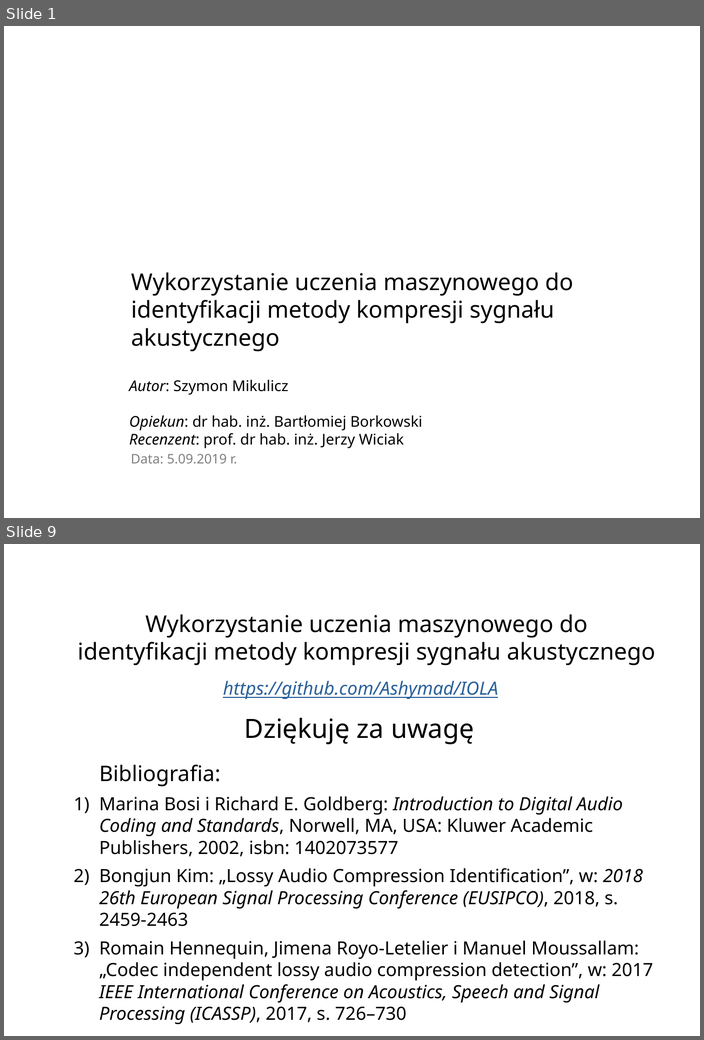
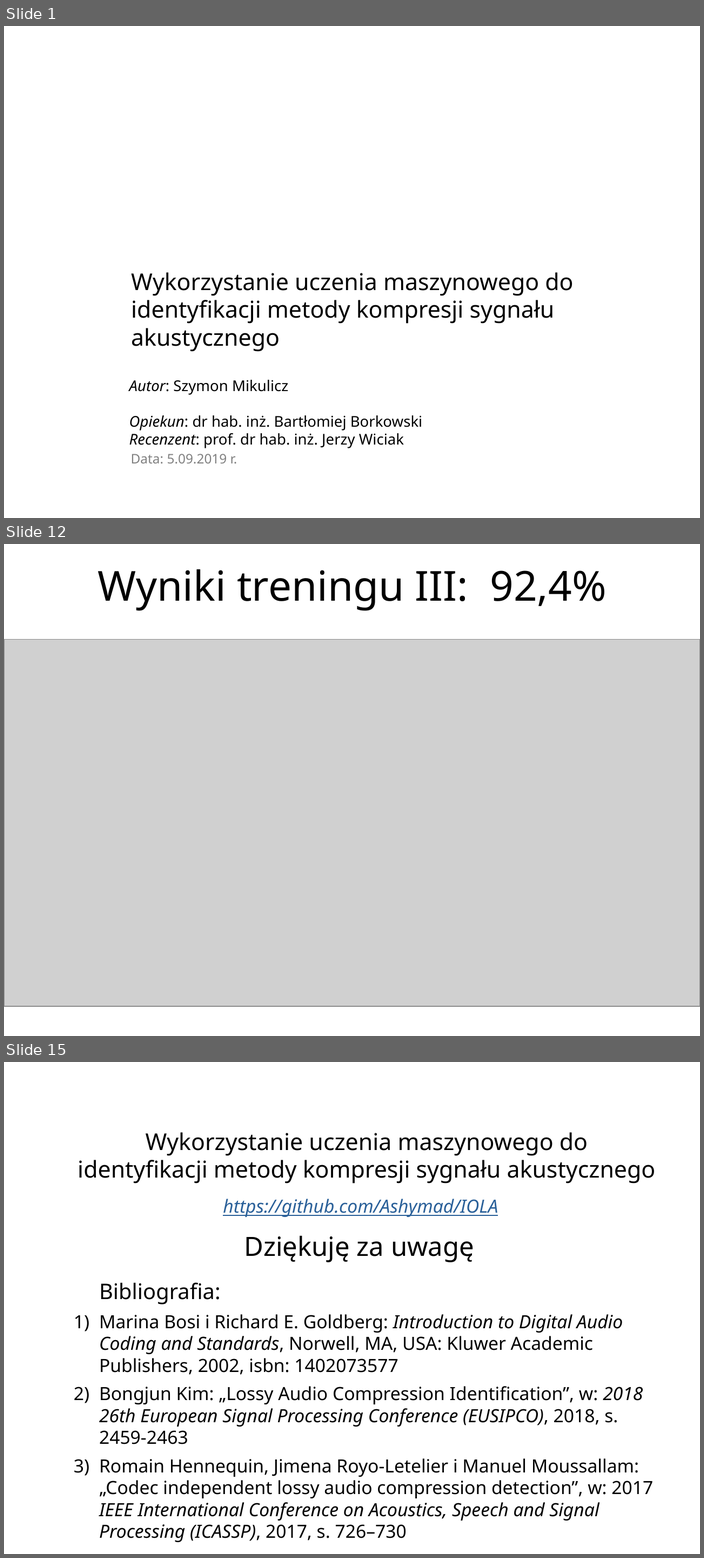
Before and after one commit to Ashymad/IOLA, a slide deck: prez/IOLAv3.odp. Shown one above the other, each under a label of ours: slides 1 and 9 before the commit, slides 1, 12 and 15 after it; the slides between them are not shown. The pictures are 704x1040 and 704x1558 pixels, drawn with LibreOffice and Linux fonts; fonts in the diff are those of the drawing; grey boxes stand for pictures; background and template pictures are left out. Boxes give left, top, right and bottom in pixels: in the first picture for what was removed or moved away, otherwise in the second. Text is boxed around its words. In the diff, an @@ line names an element or a change of style, - is before the commit and + after.

```diff
--- a/prez/IOLAv3.odp
+++ b/prez/IOLAv3.odp
@@ slide 12 added at <box>4,544,700,1036</box>, background picture (left out) @@
@@ title added at <box>97,569,606,611</box>, 50 pt, text #000000 @@
+Wyniki treningu III: 92,4%
@@ picture added at <box>4,639,700,1007</box> @@
@@ what was slide 9 is now slide 15 @@
```
Also in this commit, not shown: 2 slides changed, 9 other slides added, 4 slides removed, 1 other file.
